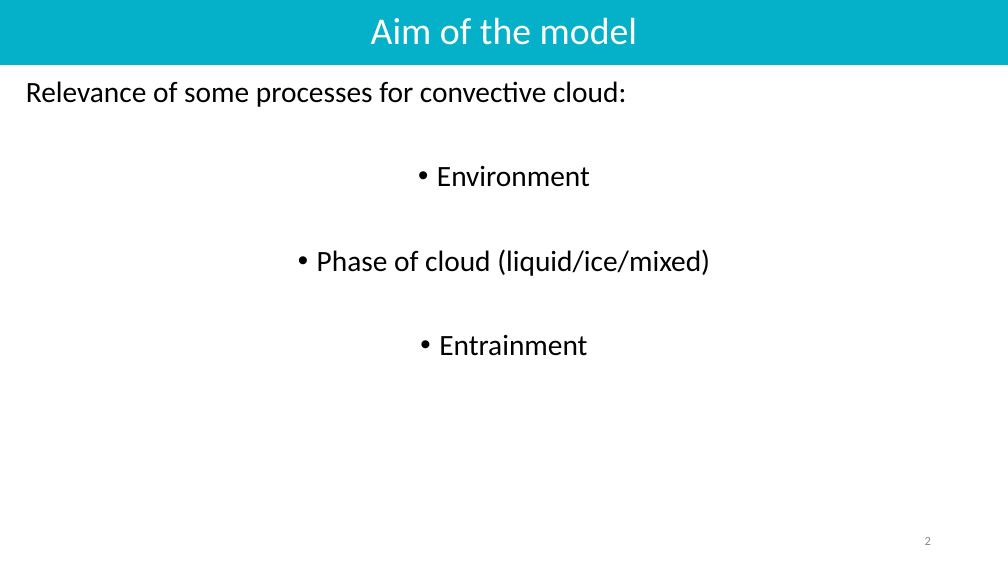
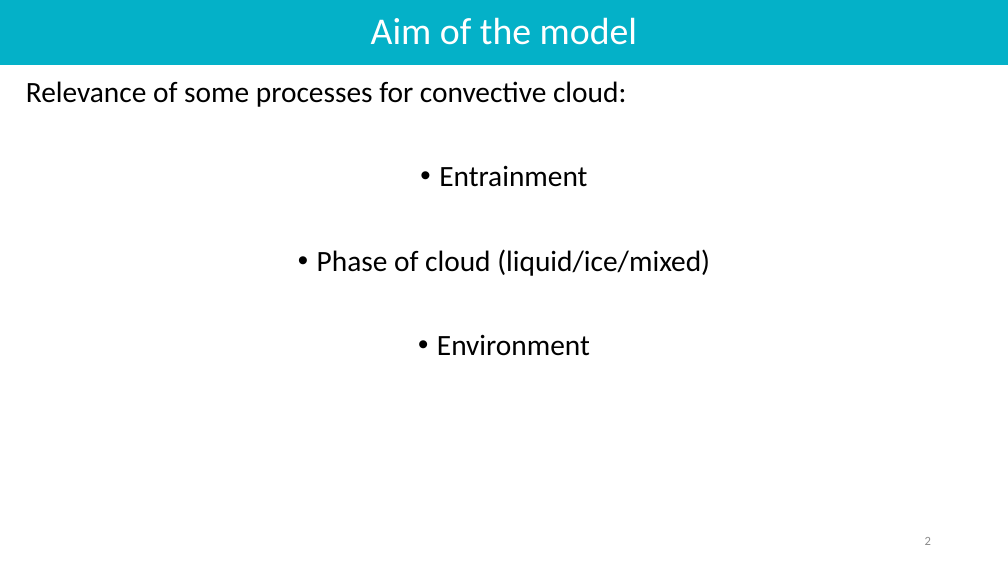
Before and after one commit to meteoNL/CloudParcelModel_SOACproject, a slide deck: slide 2 of presentation.pptx. Drawn at 1008x567 pixels with LibreOffice and Linux fonts; fonts in the diff are those of the drawing. Boxes give left, top, right and bottom in pixels: in the first picture for what was removed or moved away, otherwise in the second. Text is boxed around its words. In the diff, an @@ line names an element or a change of style, - is before the commit and + after.

```diff
--- a/presentation.pptx
+++ b/presentation.pptx
@@ text at box(317, 165, 710, 276): paragraphs added @@
+• Entrainment
+• Phase of cloud (liquid/ice/mixed)
@@ text at box(317, 249, 710, 356): paragraphs removed @@
-• Phase of cloud (liquid/ice/mixed)
-• Entrainment
```
